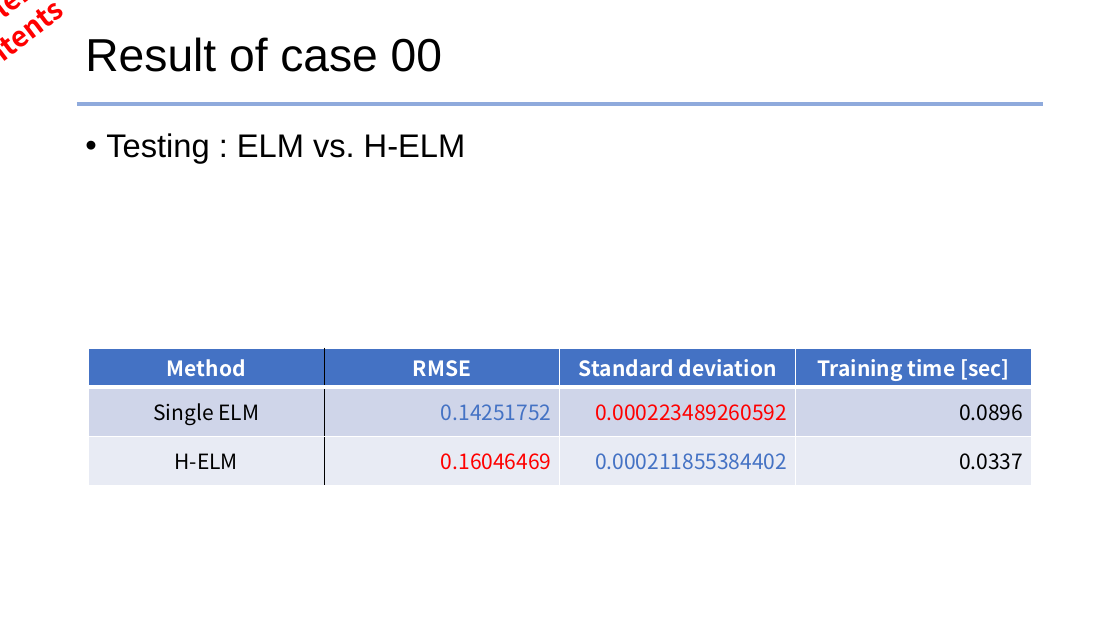
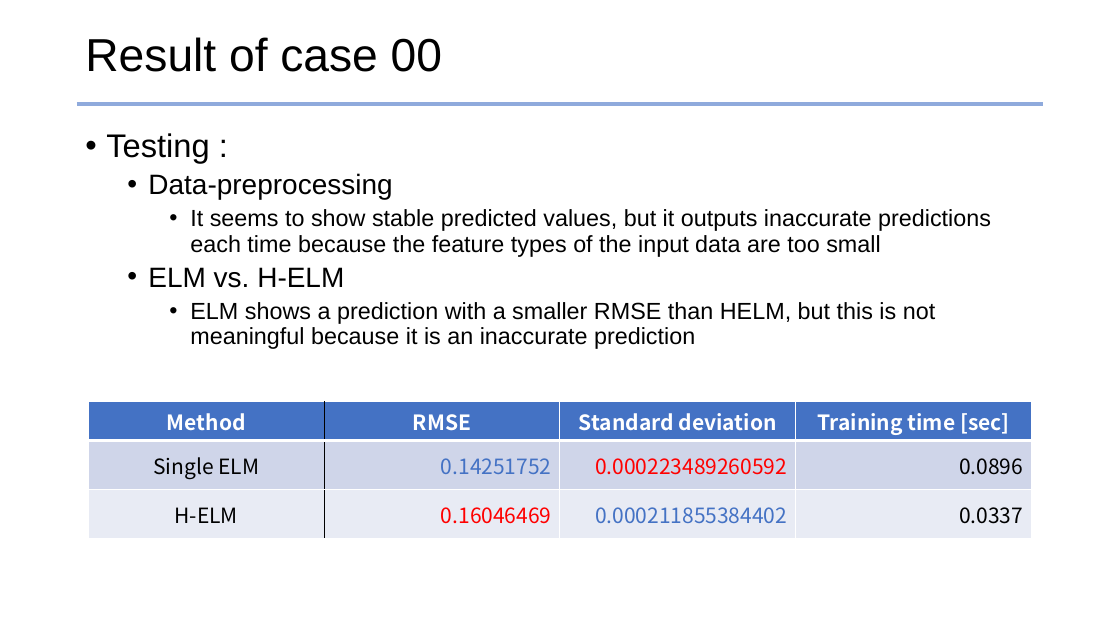
Before and after one commit to jhyun0919/STLF_of_Australian_NEM_by_H-ELM, a slide deck: slide 27 of ppt_slides/prepare_ELM2017_26MAY2017.pptx. Drawn at 1120x630 pixels with LibreOffice and Linux fonts; fonts in the diff are those of the drawing. Boxes give left, top, right and bottom in pixels: in the first picture for what was removed or moved away, otherwise in the second. Text is boxed around its words. In the diff, an @@ line names an element or a change of style, - is before the commit and + after.

```diff
--- a/ppt_slides/prepare_ELM2017_26MAY2017.pptx
+++ b/ppt_slides/prepare_ELM2017_26MAY2017.pptx
@@ text removed at (0,0,153,101) @@
-Need supplementary contents
@@ text at (106,133,991,349): text changed; size 28 to 20 pt @@
-• Testing : ELM vs. H-ELM
+• Testing :
+  • Data-preprocessing
+    • It seems to show stable predicted values, but it outputs inaccurate predictions each time because the feature types of the input data are too small
+  • ELM vs. H-ELM
+    • ELM shows a prediction with a smaller RMSE than HELM, but this is not meaningful because it is an inaccurate prediction
@@ table: place and size @@
-table at (88,349,1033,484)
+table at (88,402,1033,537)
```
Also in this commit, not shown: 8 other slides changed.
